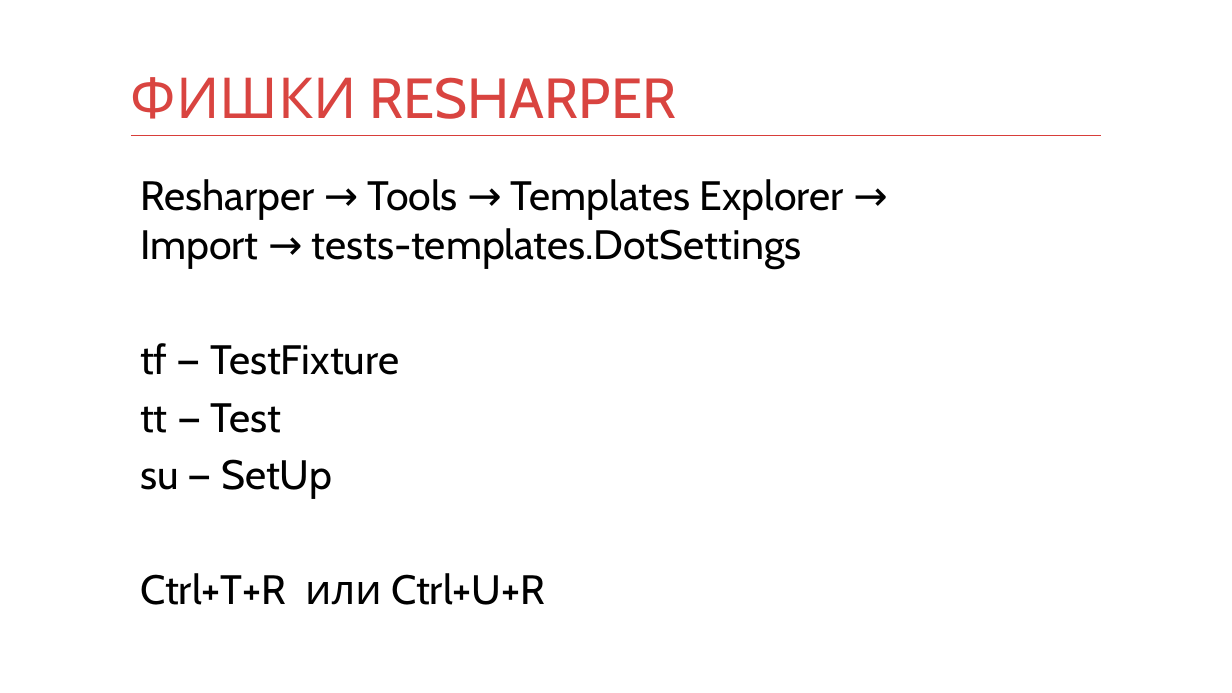
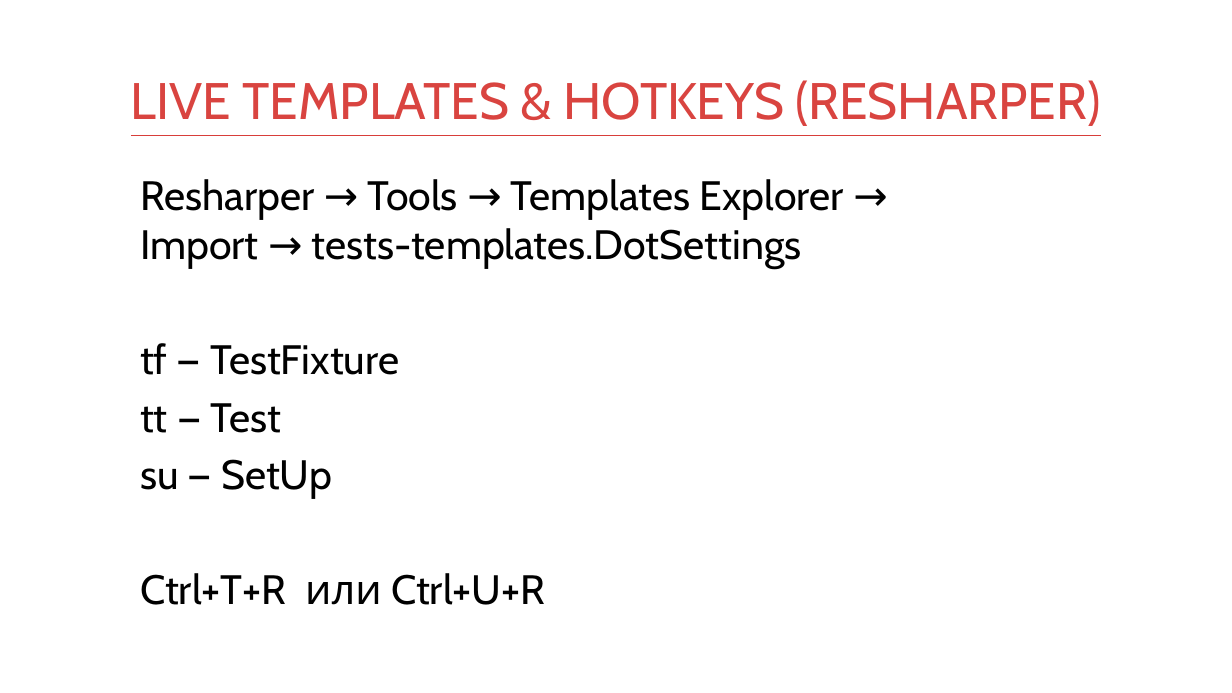
Before and after one commit to kontur-courses/testing, a slide deck: slide 17 of testing.pptx (slide 16 before the commit). Drawn at 1232x693 pixels with LibreOffice and Linux fonts; fonts in the diff are those of the drawing. Boxes give left, top, right and bottom in pixels: in the first picture for what was removed or moved away, otherwise in the second. Text is boxed around its words. In the diff, an @@ line names an element or a change of style, - is before the commit and + after.

```diff
--- a/testing.pptx
+++ b/testing.pptx
@@ title at (131,80,1101,126): text changed; size 44 to 40 pt @@
-ФИШКИ RESHARPER
+LIVE TEMPLATES & HOTKEYS (RESHARPER)
```
Also in this commit, not shown: 5 other slides changed, 1 slide added, 9 other files.
